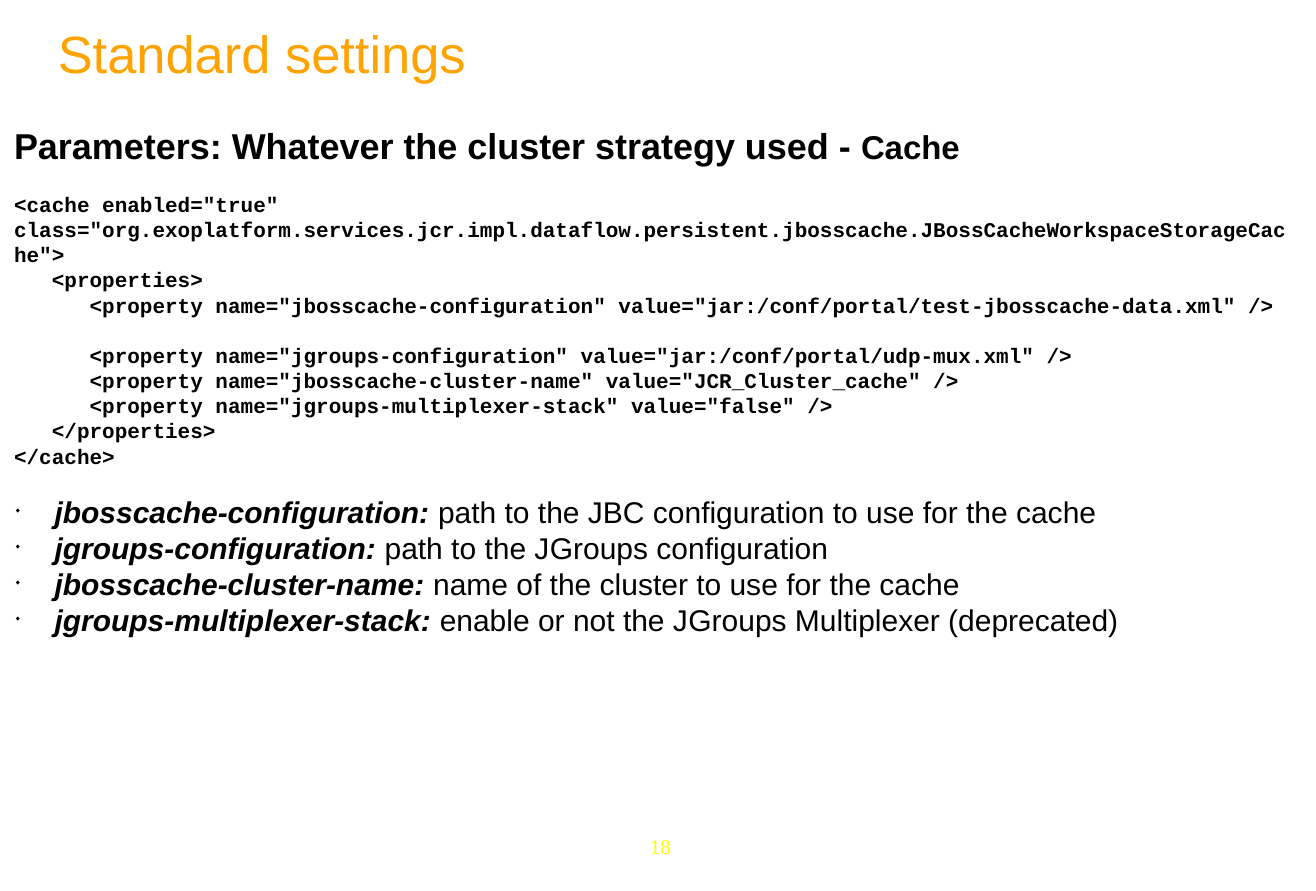
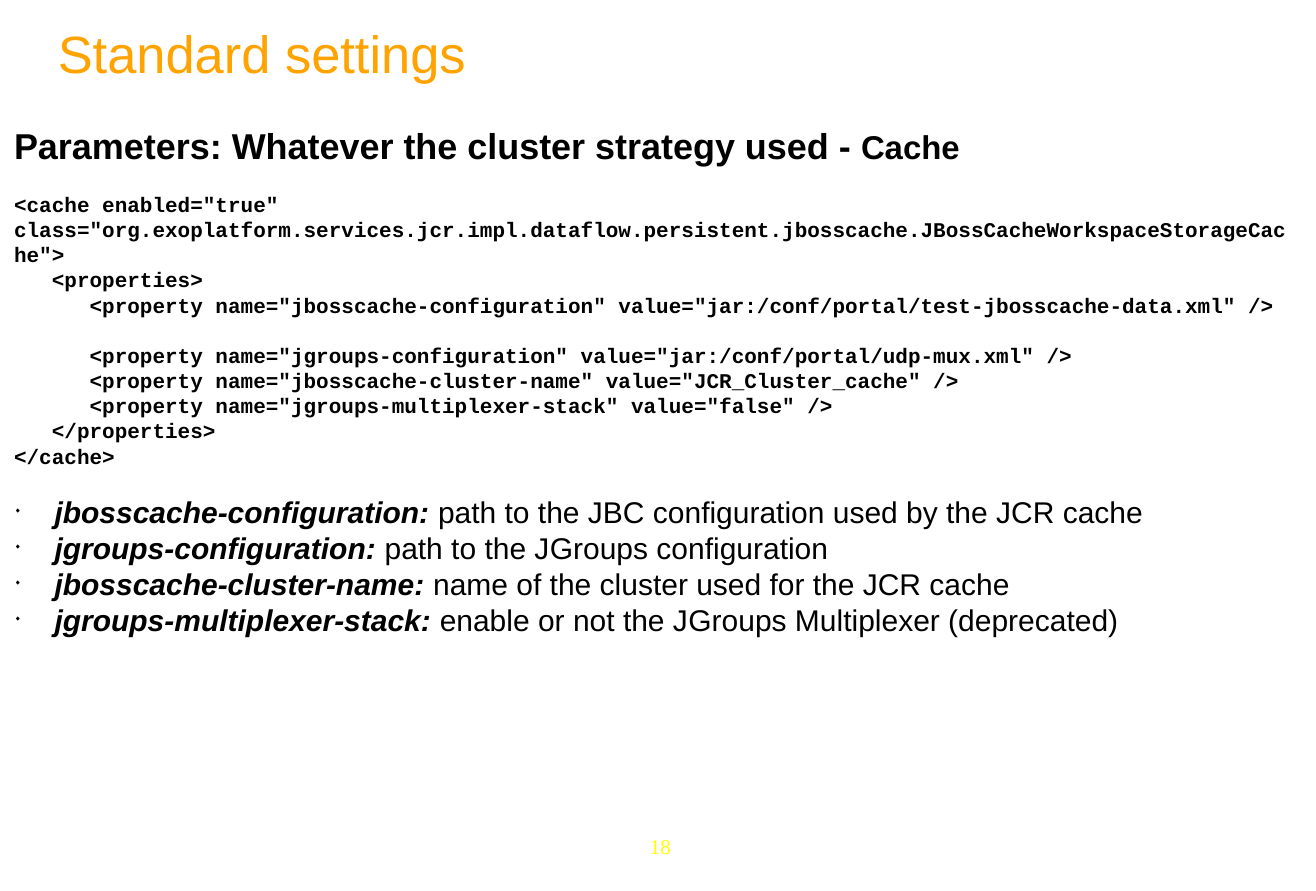
Before and after one commit to anhvurz90/training, a slide deck: slide 18 of JPP6-JCR/Day-5.pptx. Drawn at 1316x891 pixels with LibreOffice and Linux fonts; fonts in the diff are those of the drawing; background and template pictures are left out. Boxes give left, top, right and bottom in pixels: in the first picture for what was removed or moved away, otherwise in the second. Text is boxed around its words. In the diff, an @@ line names an element or a change of style, - is before the commit and + after.

```diff
--- a/JPP6-JCR/Day-5.pptx
+++ b/JPP6-JCR/Day-5.pptx
@@ text at (55, 501, 1143, 528): text changed @@
-◆ jbosscache-configuration: path to the JBC configuration to use for the cache
+◆ jbosscache-configuration: path to the JBC configuration used by the JCR cache
@@ text at (55, 573, 1009, 600): text changed @@
-◆ jbosscache-cluster-name: name of the cluster to use for the cache
+◆ jbosscache-cluster-name: name of the cluster used for the JCR cache
```
Also in this commit, not shown: 3 other slides changed, 1 other file.
